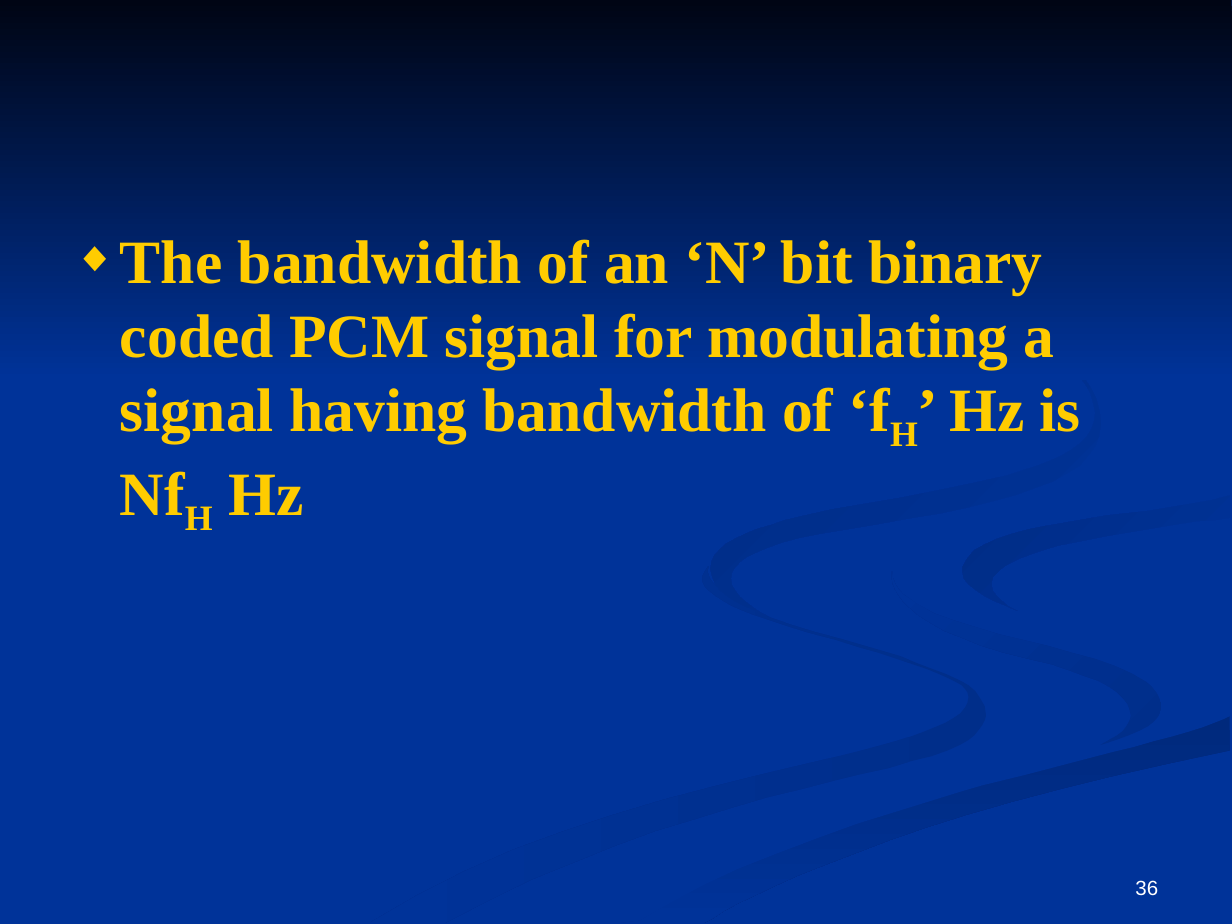
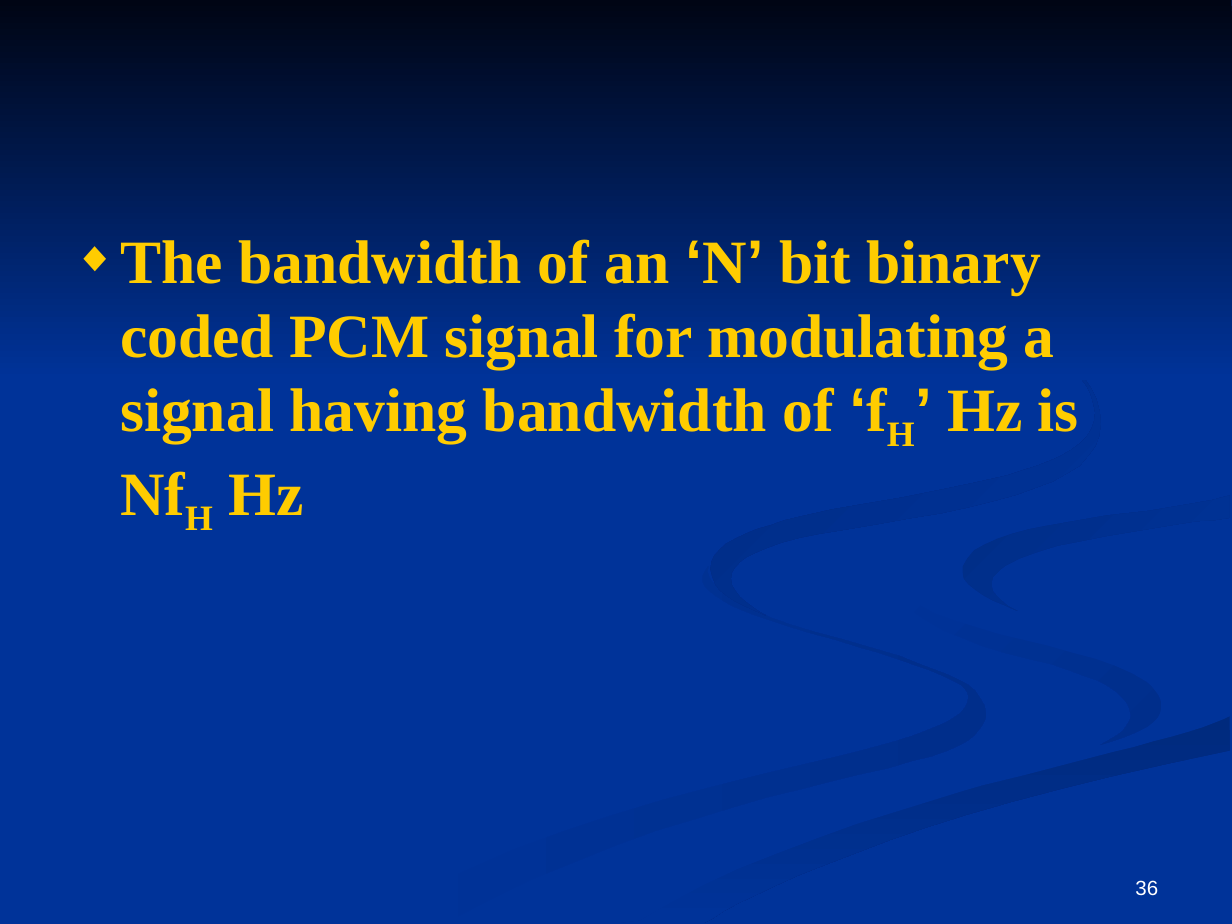
Before and after one commit to WillAlso/Data, a slide deck: slide 36 of 通信原理/英文课件/通信原理(英文版).ppt. Drawn at 1232x924 pixels with LibreOffice and Linux fonts; fonts in the diff are those of the drawing. Boxes give left, top, right and bottom in pixels: in the first picture for what was removed or moved away, otherwise in the second. Text is boxed around its words. In the diff, an @@ line names an element or a change of style, - is before the commit and + after.

```diff
--- a/通信原理/英文课件/通信原理(英文版).ppt
+++ b/通信原理/英文课件/通信原理(英文版).ppt
@@ text "The bandwidth of an ‘N’ ..." at box(120, 239, 1079, 515): font Times New Roman to Arial in "‘N’ ‘fH’" @@
@@ freeform shape at box(711, 287, 1101, 616): fill gradient #003399 to #002B81 to gradient #002B82 to #003399 @@
```
Also in this commit, not shown: 43 other slides changed, 42 other files.
